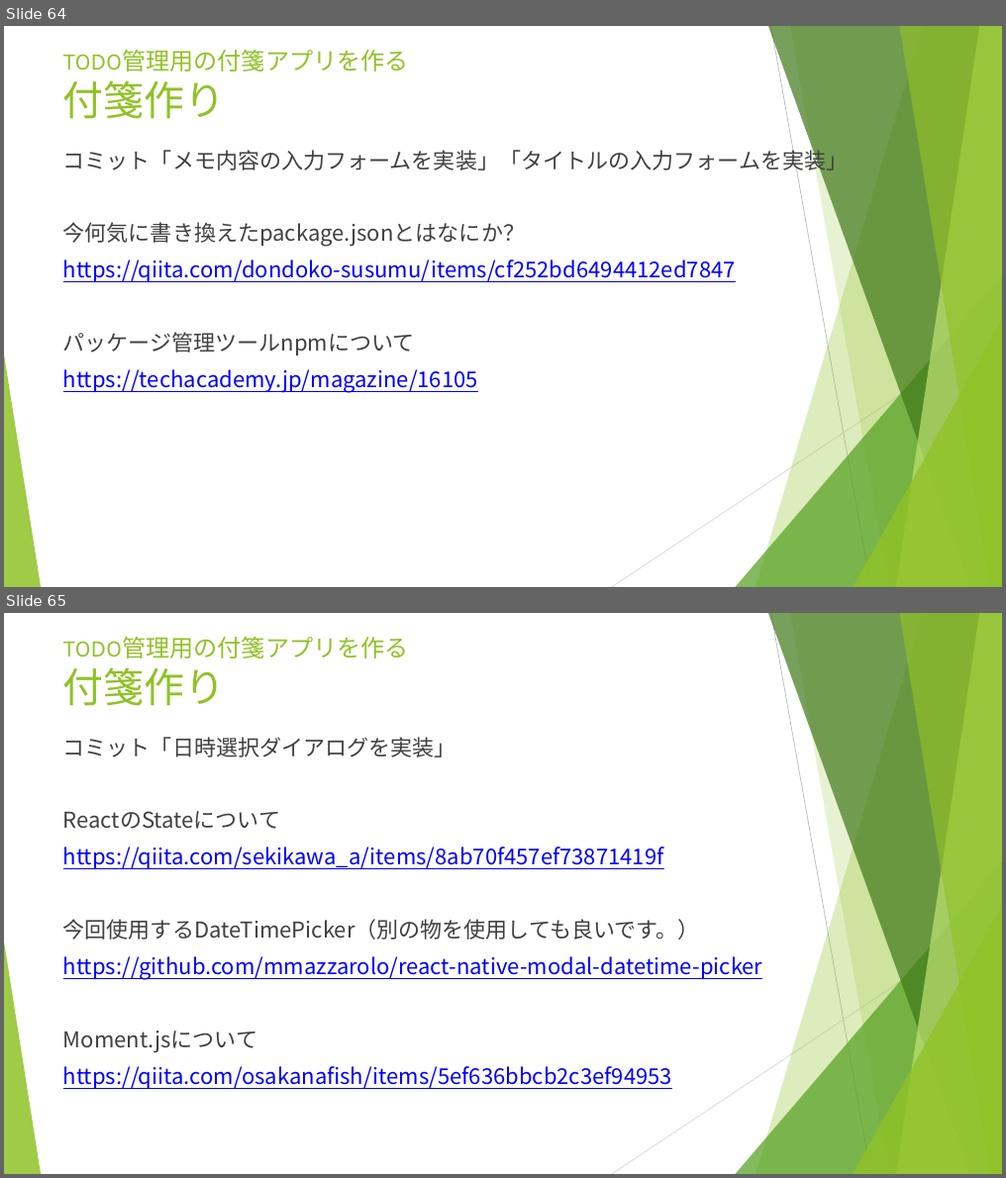
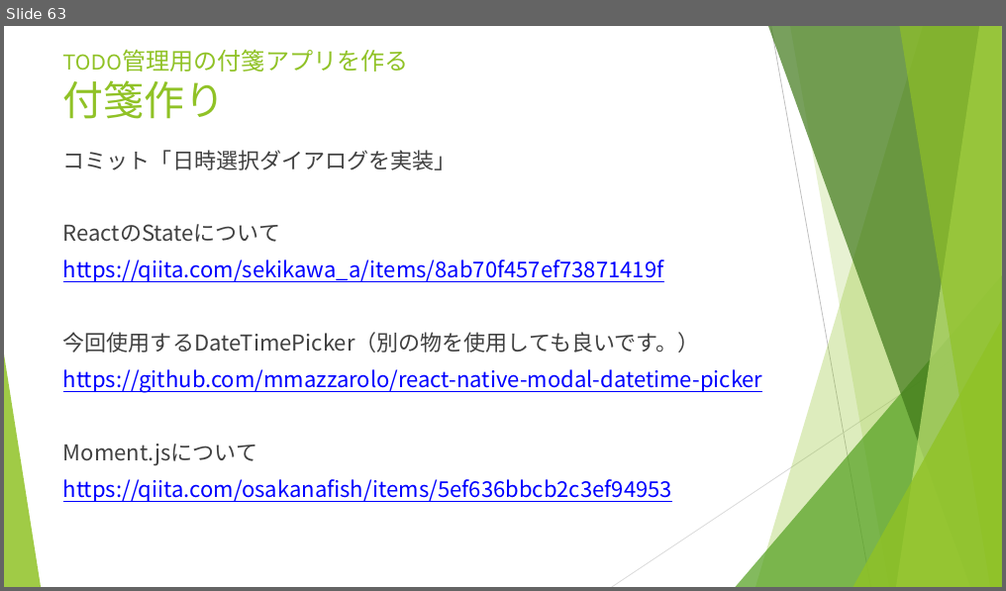
Before and after one commit to aselab/internship-201908, a slide deck: doc/ASEインターンシップ2019_モバイルアプリ.pptx. Shown one above the other, each under a label of ours: slides 64 and 65 before the commit, slide 63 after it. The pictures are 1006x1178 and 1006x591 pixels, drawn with LibreOffice and Linux fonts; fonts in the diff are those of the drawing. Boxes give left, top, right and bottom in pixels: in the first picture for what was removed or moved away, otherwise in the second. Text is boxed around its words. In the diff, an @@ line names an element or a change of style, - is before the commit and + after.

```diff
--- a/doc/ASEインターンシップ2019_モバイルアプリ.pptx
+++ b/doc/ASEインターンシップ2019_モバイルアプリ.pptx
@@ slide 64 removed at (4,26,1002,587), background #FFFFFF; not listed: 10 template elements that a slide beside it also shows @@
@@ title removed at (63,49,409,119) @@
-TODO管理用の付箋アプリを作る
-付箋作り
@@ text removed at (63,146,848,393) @@
-コミット「メモ内容の入力フォームを実装」「タイトルの入力フォームを実装」
-今何気に書き換えたpackage.jsonとはなにか？
-https://qiita.com/dondoko-susumu/items/cf252bd6494412ed7847
-パッケージ管理ツールnpmについて
-https://techacademy.jp/magazine/16105
@@ what was slide 65 is now slide 63 @@
```
Also in this commit, not shown: 2 slides changed, 1 slide added, 2 other slides removed, 4 other files.
